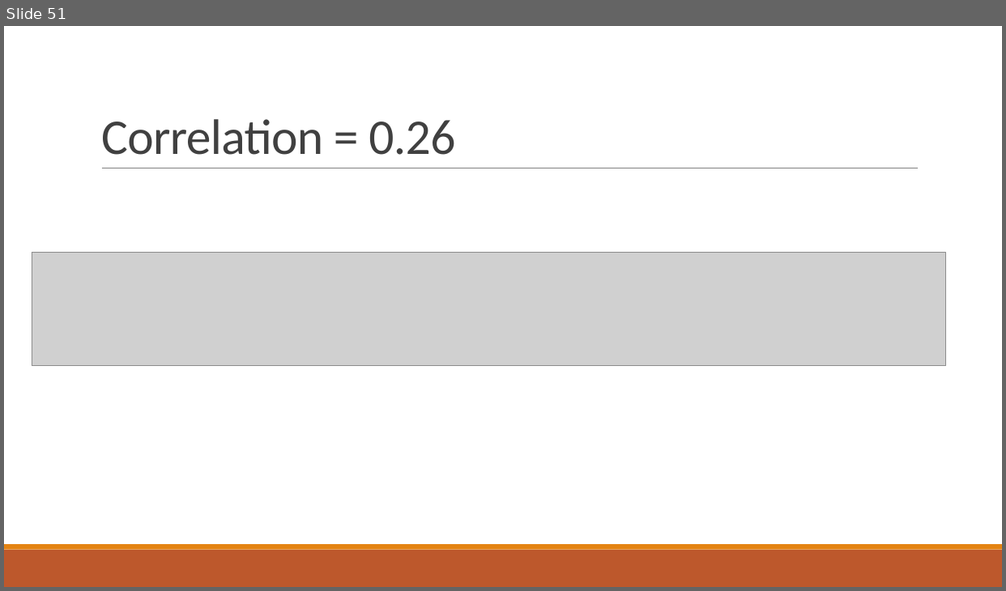
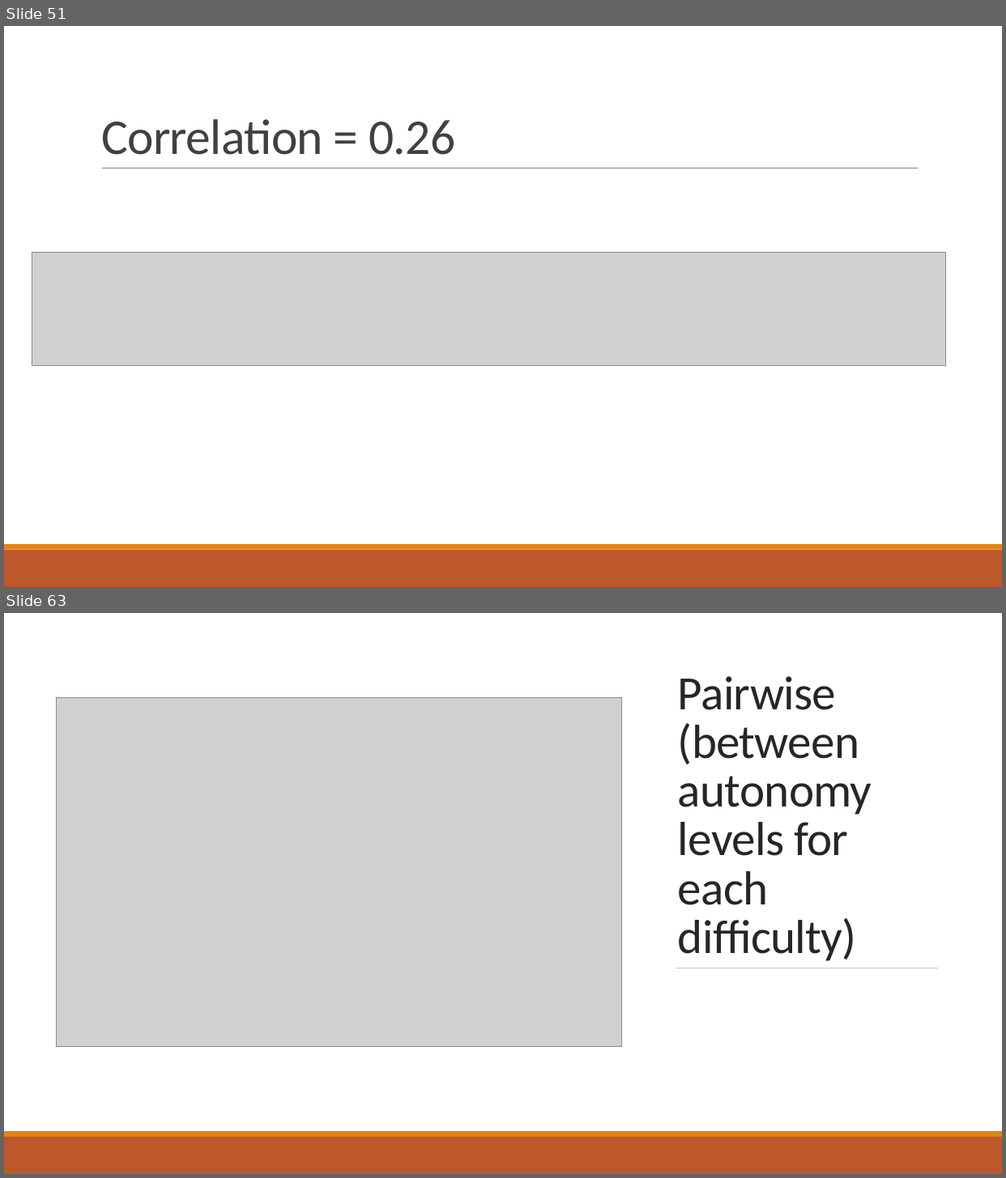
Before and after one commit to mpan31415/AutonomyFitts, a slide deck: R_analysis/results_interpretation_short.pptx. Shown one above the other, each under a label of ours: slide 51 before the commit, slides 51 and 63 after it; the slides between them are not shown. The pictures are 1006x591 and 1006x1178 pixels, drawn with LibreOffice and Linux fonts; fonts in the diff are those of the drawing; grey boxes stand for pictures. Boxes give left, top, right and bottom in pixels: in the first picture for what was removed or moved away, otherwise in the second. Text is boxed around its words. In the diff, an @@ line names an element or a change of style, - is before the commit and + after.

```diff
--- a/R_analysis/results_interpretation_short.pptx
+++ b/R_analysis/results_interpretation_short.pptx
@@ slide 63 added at bbox=[4, 613, 1002, 1174], background #FFFFFF @@
@@ rectangle added at bbox=[4, 613, 1002, 1131], fill #FFFFFF @@
@@ title added at bbox=[678, 676, 872, 961], 46 pt, text #262626 @@
+Pairwise (between autonomy levels for each difficulty)
@@ picture added at bbox=[56, 697, 621, 1047] @@
@@ line added from (676, 969) to (938, 969), #637052 0.5 pt @@
@@ rectangle added at bbox=[4, 1131, 1002, 1137], fill #E48312 @@
@@ rectangle added at bbox=[4, 1137, 1002, 1174], fill #BD582C @@
```
Also in this commit, not shown: 23 other slides added, 2 other files.
